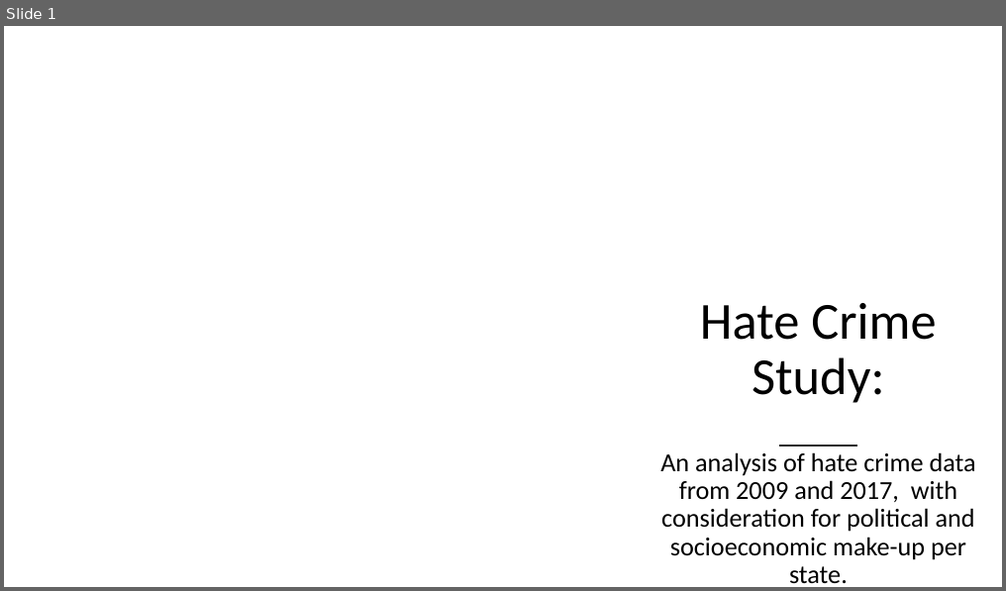
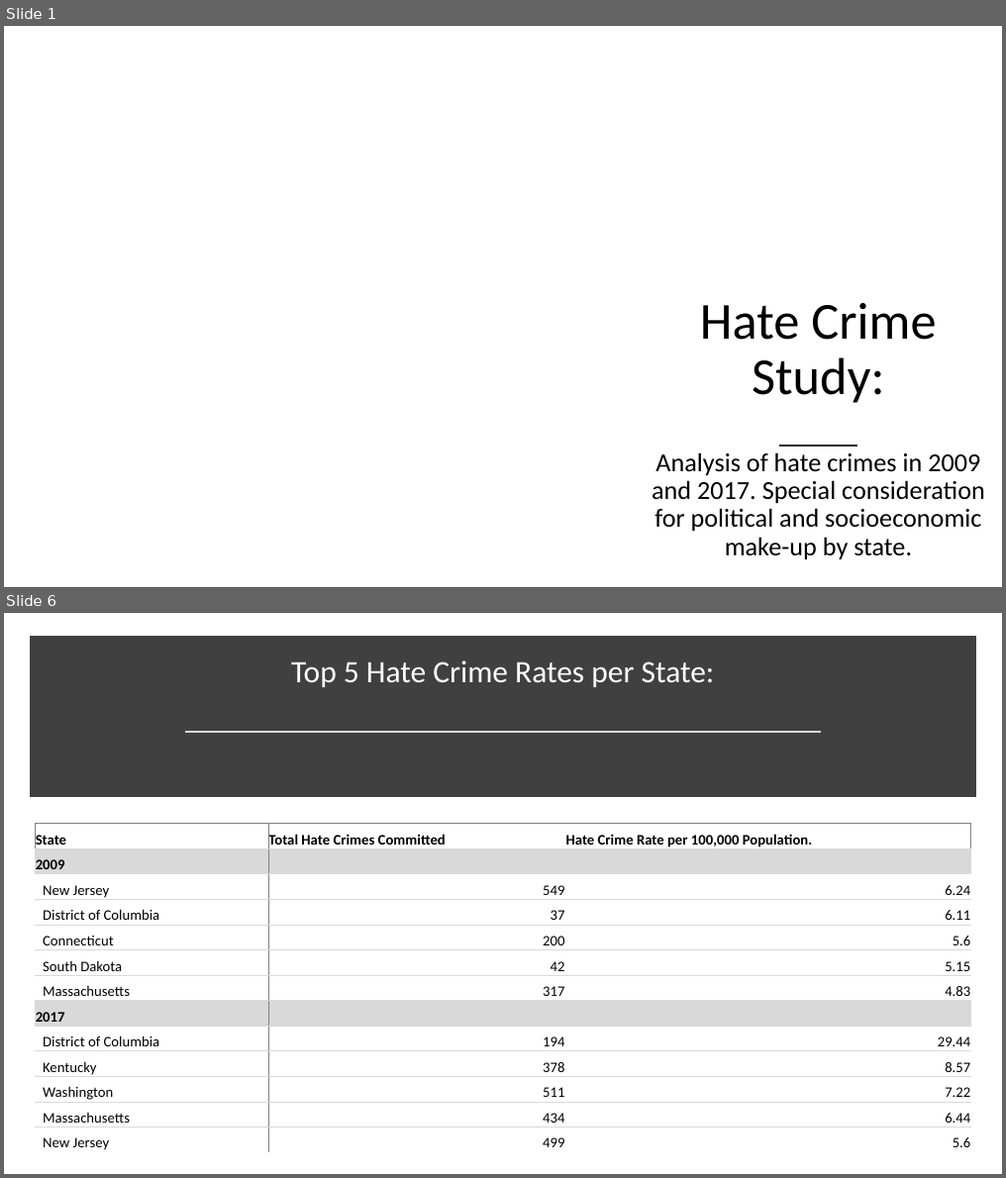
Before and after one commit to ZGrinacoff/Eight-Years-Later, a slide deck: Hate_Crime_Study.pptx. Shown one above the other, each under a label of ours: slide 1 before the commit, slides 1 and 6 after it; the slides between them are not shown. The pictures are 1006x591 and 1006x1178 pixels, drawn with LibreOffice and Linux fonts; fonts in the diff are those of the drawing; background and template pictures are left out. Boxes give left, top, right and bottom in pixels: in the first picture for what was removed or moved away, otherwise in the second. Text is boxed around its words. In the diff, an @@ line names an element or a change of style, - is before the commit and + after.

```diff
--- a/Hate_Crime_Study.pptx
+++ b/Hate_Crime_Study.pptx
@@ slide 6 added at [4,613,1002,1174], background #FFFFFF @@
@@ rectangle added at [35,642,971,792], fill #404040, outline #404040 10 pt @@
@@ title added at [291,661,715,687], 30 pt, text #FFFFFF @@
+Top 5 Hate Crime Rates per State:
@@ line added from (185, 731) to (822, 731), #D9D9D9 1.75 pt @@
@@ table added at [35,823,971,1155], 13 rows, 3 columns @@
+State | Total Hate Crimes Committed | Hate Crime Rate per 100,000 Population.
+2009 |  | 
+New Jersey | 549 | 6.24
+District of Columbia | 37 | 6.11
+Connecticut | 200 | 5.6
+South Dakota | 42 | 5.15
+Massachusetts | 317 | 4.83
+2017 |  | 
+District of Columbia | 194 | 29.44
+Kentucky | 378 | 8.57
+Washington | 511 | 7.22
+Massachusetts | 434 | 6.44
+New Jersey | 499 | 5.6
@@ slide 1 changed as well @@
@@ subtitle at [651,453,985,561]: text changed @@
-An analysis of hate crime data from 2009 and 2017, with consideration for political and socioeconomic make-up per state.
+Analysis of hate crimes in 2009 and 2017. Special consideration for political and socioeconomic make-up by state.
```
Also in this commit, not shown: 3 other slides changed, 23 other slides added, 1 slide removed.
